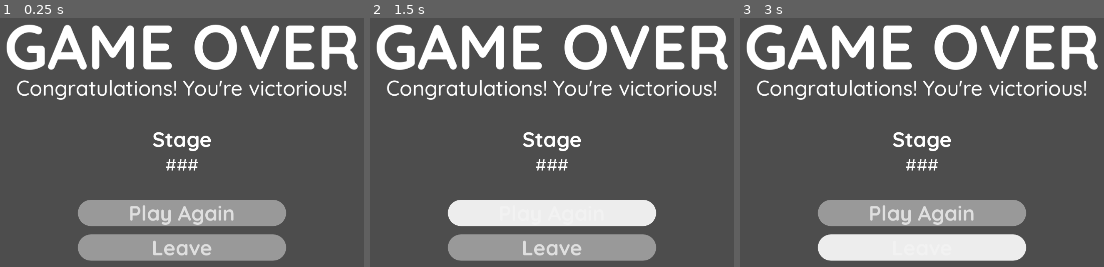
Above: before the commit, frames 1-3 (left to right).
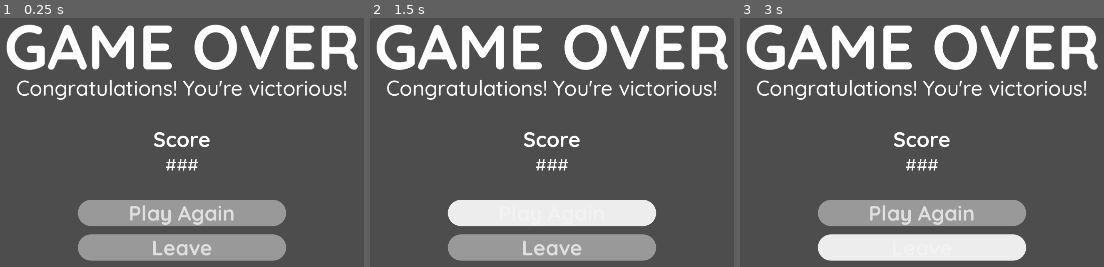
Above: after the commit, the same moments.

Repository: Hangover-Sunshine/BRAINWORM
Game: Godot game, scene res://scenes/menus/menu_gameover.tscn
Two runs of this game, one before a commit and one after it. Both use one fixed random seed, a clock stepped at 60 frames per second and the inputs below. This scene is started directly instead of the project's main scene.
Inputs:
- Up to frame 1 (0.25 s): no input
- Up to frame 2 (1.5 s): click "Play Again" at 0.5 s; click "Play Again" at 1.25 s
- Up to frame 3 (3 s): click "Play Again" at 2 s; click "Leave" at 2.75 s

The runs differ from the first frame. In frame 1, 0.4% of the frame differs, in the area x 42-58%, y 45-54%; in frame 2, 0.4%; in frame 3, 0.4%.

Commit message:
Quick Layout Change, again
- Forgot to change the font to the templatized Quicksand font. Changed it.

Diff:
--- a/scenes/layout_game.tscn
+++ b/scenes/layout_game.tscn
@@ -1,7 +1,9 @@
-[gd_scene load_steps=5 format=3 uid="uid://dwtmxw4ymwy7y"]
+[gd_scene load_steps=7 format=3 uid="uid://dwtmxw4ymwy7y"]
 
 [ext_resource type="Texture2D" uid="uid://b2yciopdo7x34" path="res://assets/temporary/Tile_64.png" id="1_r4kp3"]
 [ext_resource type="Texture2D" uid="uid://b5b8a3jjdqwpv" path="res://assets/temporary/Worm_64.png" id="2_ta1vs"]
+[ext_resource type="FontFile" uid="uid://dk2tmtv4d2kef" path="res://assets/fonts/tfonts/quicksand/Quicksand-Bold.ttf" id="3_lx40n"]
+[ext_resource type="FontFile" uid="uid://boc2gl1a4g052" path="res://assets/fonts/tfonts/quicksand/Quicksand-Medium.ttf" id="4_mf8y1"]
 
 [sub_resource type="TileSetAtlasSource" id="TileSetAtlasSource_iufb5"]
 texture = ExtResource("1_r4kp3")
@@ -38,6 +40,7 @@
 grow_horizontal = 2
 grow_vertical = 0
 size_flags_vertical = 0
+theme_override_fonts/font = ExtResource("3_lx40n")
 theme_override_font_sizes/font_size = 50
 text = "Flesh"
 horizontal_alignment = 1
@@ -50,6 +53,7 @@
 offset_right = 134.0
 offset_bottom = 69.0
 grow_horizontal = 2
+theme_override_fonts/font = ExtResource("4_mf8y1")
 theme_override_font_sizes/font_size = 50
 text = "###"
 horizontal_alignment = 1
@@ -69,6 +73,7 @@
 grow_horizontal = 2
 grow_vertical = 0
 size_flags_vertical = 0
+theme_override_fonts/font = ExtResource("3_lx40n")
 theme_override_font_sizes/font_size = 50
 text = "Macs"
 horizontal_alignment = 1
@@ -81,6 +86,7 @@
 offset_right = 134.0
 offset_bottom = 69.0
 grow_horizontal = 2
+theme_override_fonts/font = ExtResource("4_mf8y1")
 theme_override_font_sizes/font_size = 50
 text = "###"
 horizontal_alignment = 1
@@ -100,6 +106,7 @@
 grow_horizontal = 2
 grow_vertical = 0
 size_flags_vertical = 0
+theme_override_fonts/font = ExtResource("3_lx40n")
 theme_override_font_sizes/font_size = 50
 text = "Tissue"
 horizontal_alignment = 1
@@ -112,6 +119,7 @@
 offset_right = 134.0
 offset_bottom = 69.0
 grow_horizontal = 2
+theme_override_fonts/font = ExtResource("4_mf8y1")
 theme_override_font_sizes/font_size = 50
 text = "###"
 horizontal_alignment = 1
@@ -131,6 +139,7 @@
 grow_horizontal = 2
 grow_vertical = 0
 size_flags_vertical = 0
+theme_override_fonts/font = ExtResource("3_lx40n")
 theme_override_font_sizes/font_size = 50
 text = "Stage"
 horizontal_alignment = 1
@@ -143,6 +152,7 @@
 offset_right = 134.0
 offset_bottom = 69.0
 grow_horizontal = 2
+theme_override_fonts/font = ExtResource("4_mf8y1")
 theme_override_font_sizes/font_size = 50
 text = "1"
 horizontal_alignment = 1
@@ -162,6 +172,7 @@
 grow_horizontal = 2
 grow_vertical = 0
 size_flags_vertical = 0
+theme_override_fonts/font = ExtResource("3_lx40n")
 theme_override_font_sizes/font_size = 50
 text = "Score"
 horizontal_alignment = 1
@@ -174,6 +185,7 @@
 offset_right = 134.0
 offset_bottom = 69.0
 grow_horizontal = 2
+theme_override_fonts/font = ExtResource("4_mf8y1")
 theme_override_font_sizes/font_size = 50
 text = "#########"
 horizontal_alignment = 1
--- a/scenes/menus/menu_gameover.tscn
+++ b/scenes/menus/menu_gameover.tscn
@@ -52,7 +52,7 @@
 layout_mode = 2
 theme_override_fonts/font = ExtResource("2_igy8s")
 theme_override_font_sizes/font_size = 50
-text = "Stage"
+text = "Score"
 horizontal_alignment = 1
 
 [node name="Number_Stage" type="Label" parent="GameOver_MC/GameOver_VBox/Stats_Vbox"]
